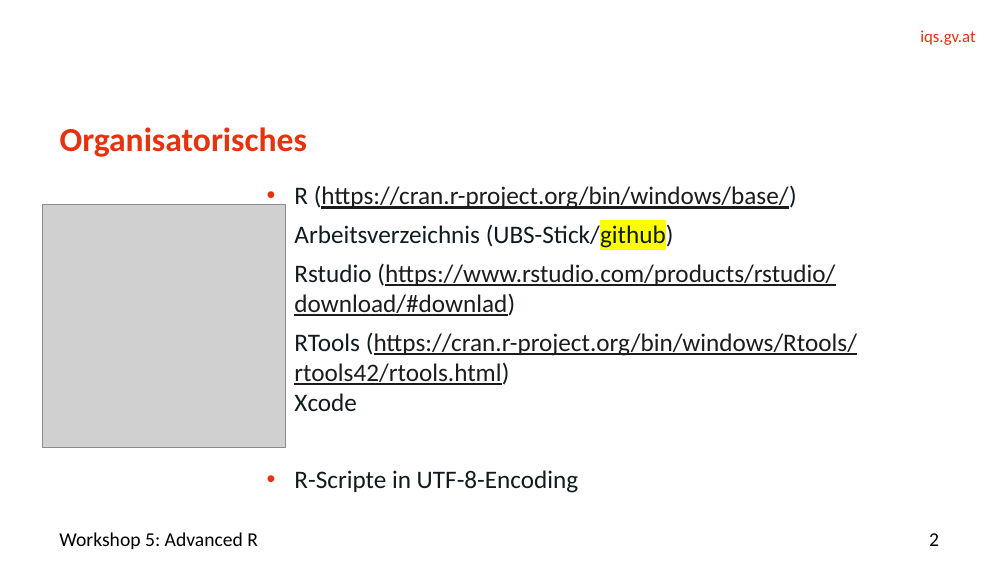
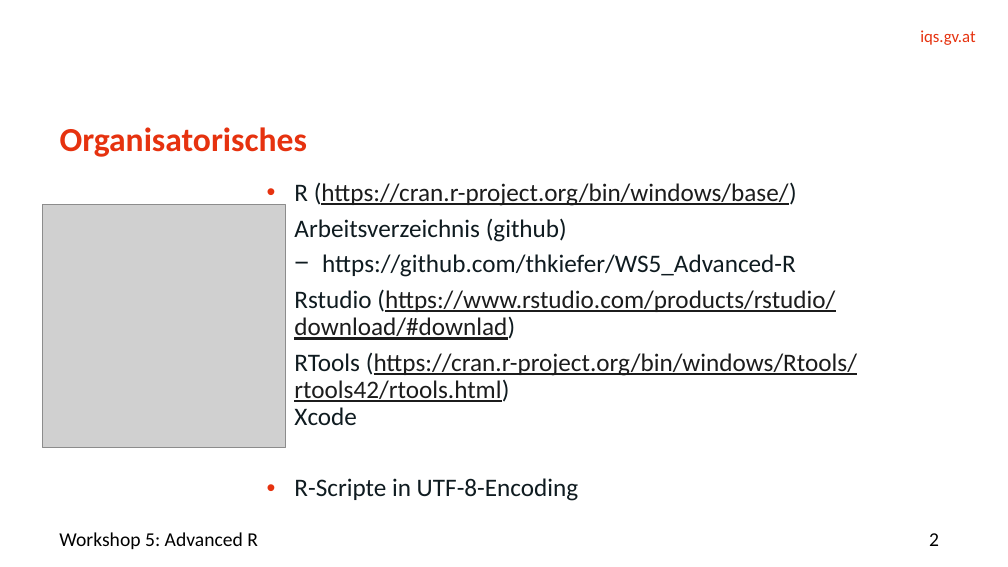
Before and after one commit to thkiefer/WS5_Advanced-R, a slide deck: slide 2 of Folien/WS5_Advanced-R.pptx. Drawn at 1008x567 pixels with LibreOffice and Linux fonts; fonts in the diff are those of the drawing; grey boxes stand for pictures; background and template pictures are left out. Boxes give left, top, right and bottom in pixels: in the first picture for what was removed or moved away, otherwise in the second. Text is boxed around its words. In the diff, an @@ line names an element or a change of style, - is before the commit and + after.

```diff
--- a/Folien/WS5_Advanced-R.pptx
+++ b/Folien/WS5_Advanced-R.pptx
@@ text at (x1=294, y1=182, x2=857, y2=501): line spacing 1 to 0.9 @@
@@ text at (x1=294, y1=218, x2=796, y2=277): text changed @@
-• Arbeitsverzeichnis (UBS-Stick/github)
+• Arbeitsverzeichnis (github)
+  − https://github.com/thkiefer/WS5_Advanced-R
```
Also in this commit, not shown: 3 other slides changed, 1 slide added.
